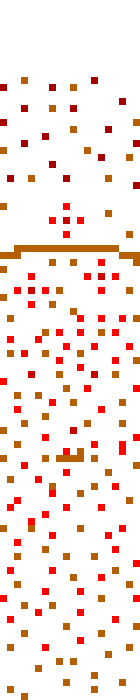
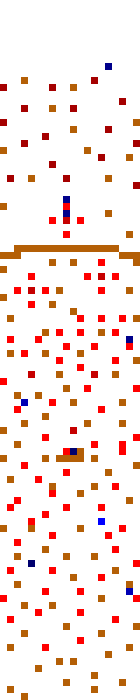
Comparing the layer stacks of the two 140 × 700 images. Changes:
painted on "Layer 2" over [21, 63, 133, 595]
